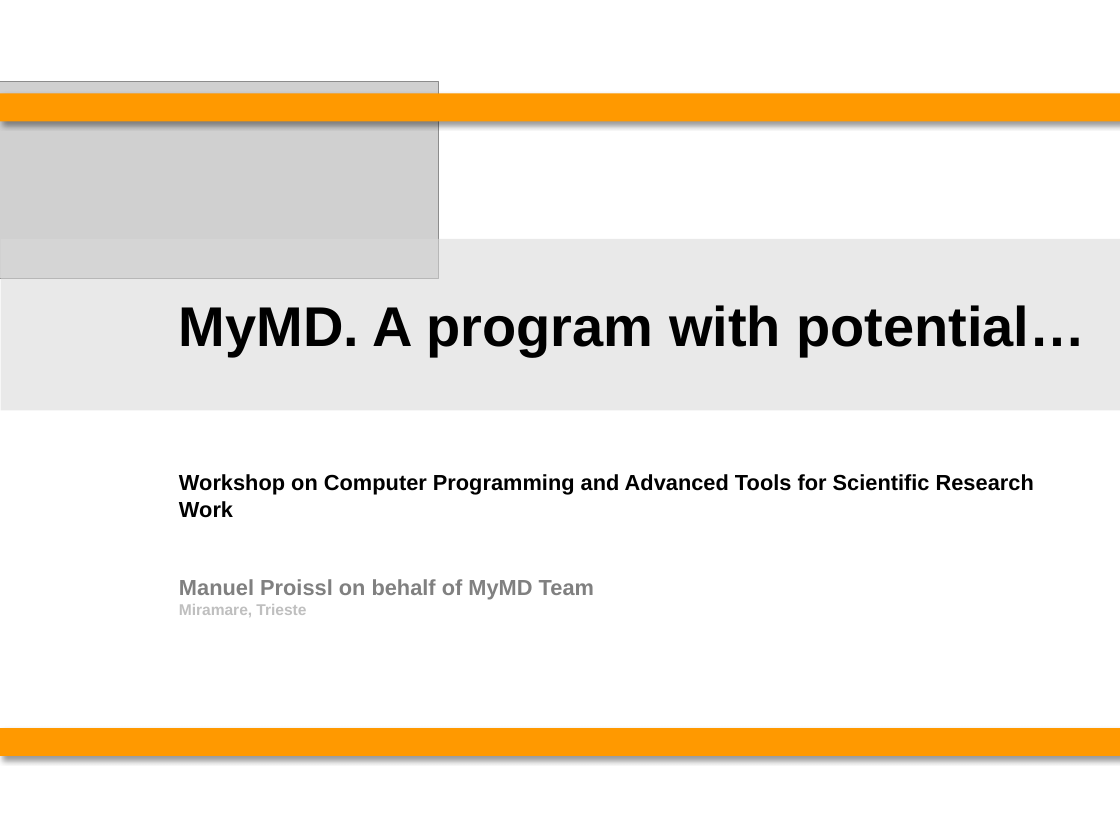
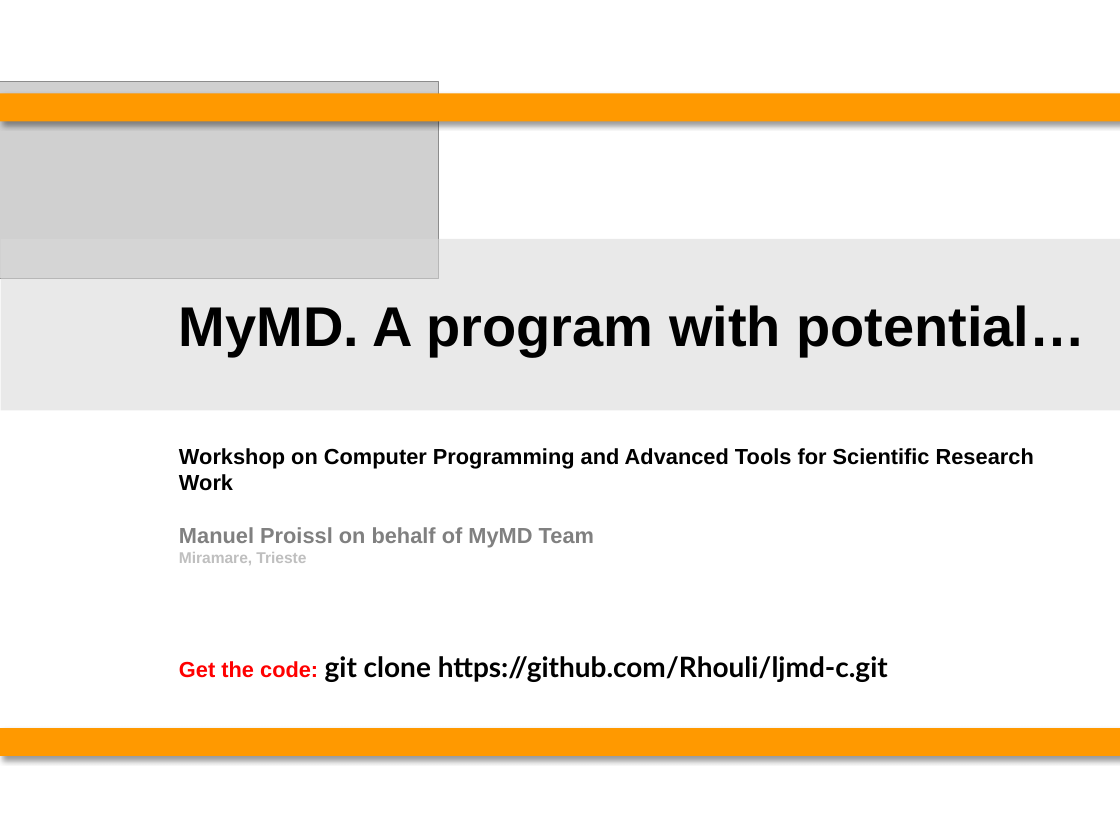
Before and after one commit to Rhouli/ljmd-c, a slide deck: slide 1 of communication/MyMD_Project.pptx. Drawn at 1120x840 pixels with LibreOffice and Linux fonts; fonts in the diff are those of the drawing; grey boxes stand for pictures. Boxes give left, top, right and bottom in pixels: in the first picture for what was removed or moved away, otherwise in the second. Text is boxed around its words. In the diff, an @@ line names an element or a change of style, - is before the commit and + after.

Commit message:
Updated presentation
Integrated interface slides to main presentation,
added link to github repository.

```diff
--- a/communication/MyMD_Project.pptx
+++ b/communication/MyMD_Project.pptx
@@ text "MyMD. A program with potential…" rewrapped from <box>179,305,1085,600</box> to <box>179,305,1085,565</box> @@
@@ text added at <box>179,656,888,682</box>, 18 pt, text #000000, bold @@
+Get the code: git clone https://github.com/Rhouli/ljmd-c.git
```
Also in this commit, not shown: 1 other slide changed, 8 slides added, 2 other files.
